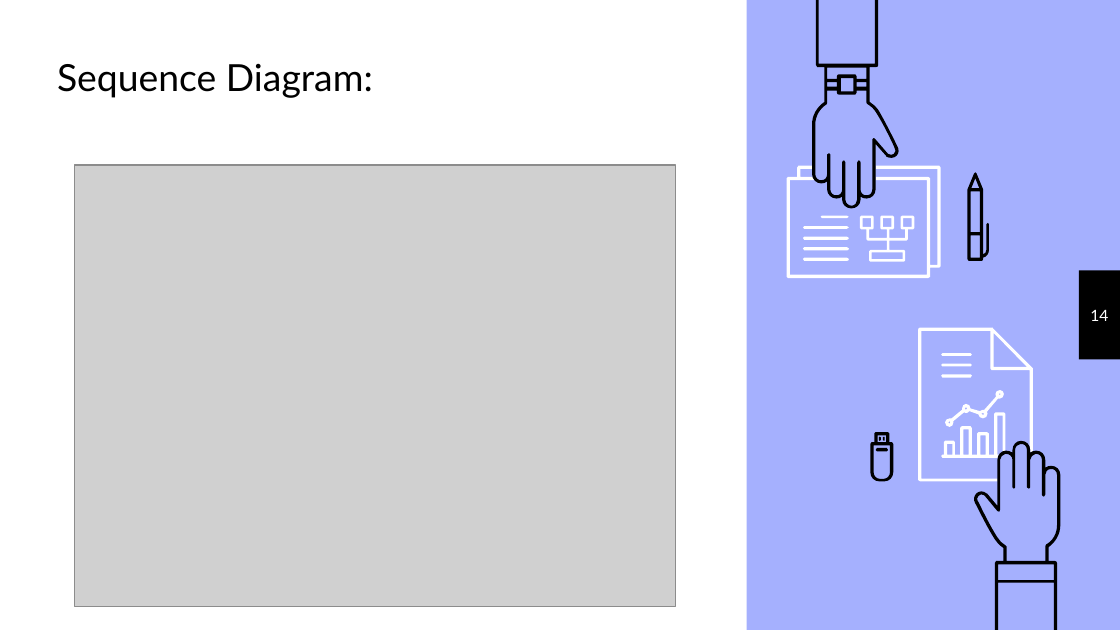
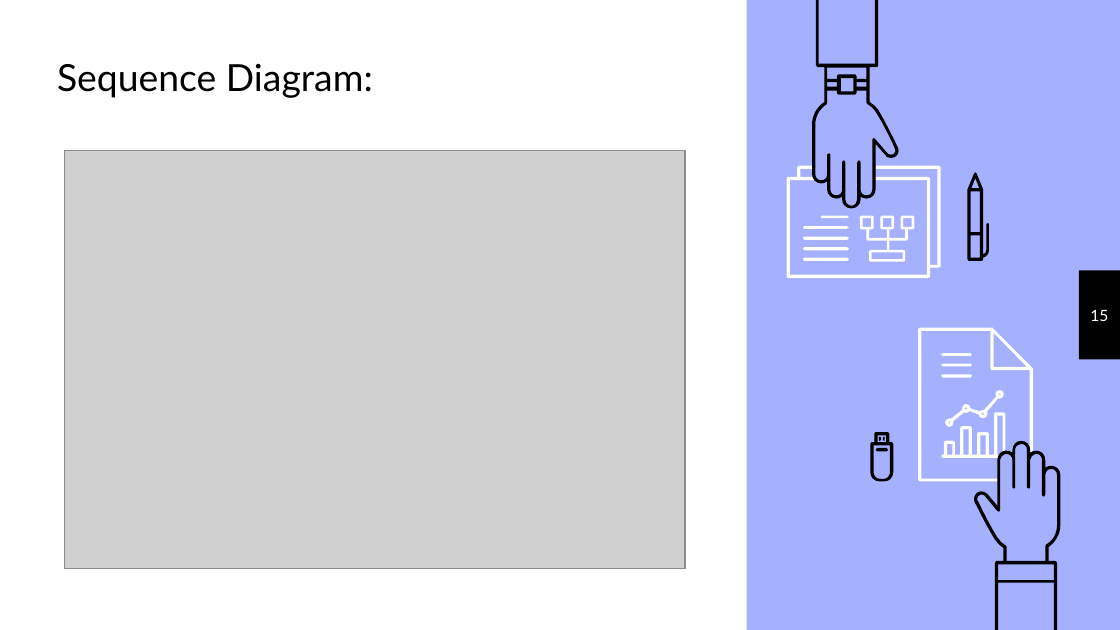
Before and after one commit to ha-duc-hai/Phan-tich-diem-thi-DH, a slide deck: slide 15 of Báo cáo KTPM.pptx (slide 14 before the commit). Drawn at 1120x630 pixels with LibreOffice and Linux fonts; fonts in the diff are those of the drawing; grey boxes stand for pictures. Boxes give left, top, right and bottom in pixels: in the first picture for what was removed or moved away, otherwise in the second. Text is boxed around its words. In the diff, an @@ line names an element or a change of style, - is before the commit and + after.

```diff
--- a/Báo cáo KTPM.pptx
+++ b/Báo cáo KTPM.pptx
@@ picture resized from (x1=75, y1=165, x2=675, y2=606) to (x1=65, y1=150, x2=685, y2=568) @@
@@ page number at (x1=1090, y1=309, x2=1108, y2=321): text changed @@
-14
+15
```
Also in this commit, not shown: 6 other slides changed, 2 slides added, 2 other files.
